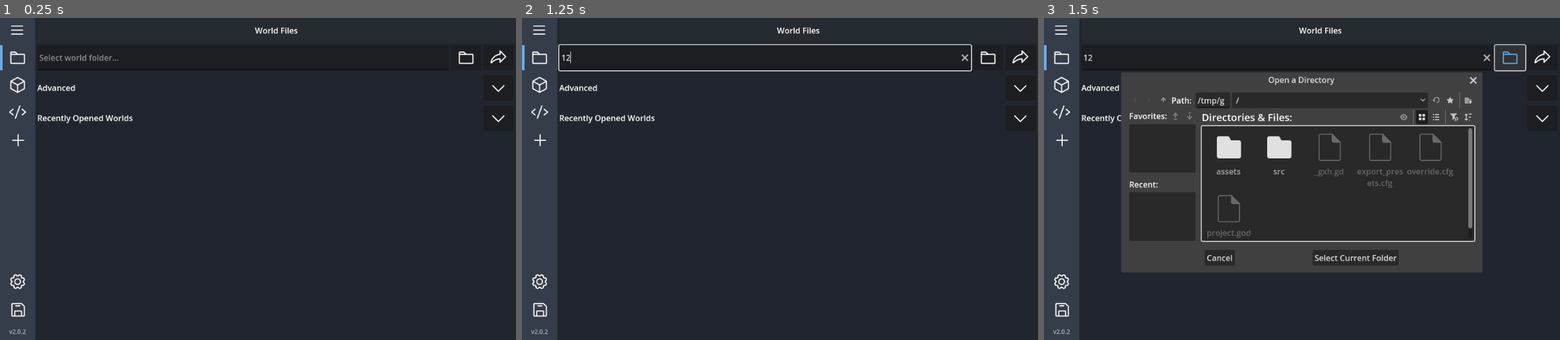
Above: before the commit, frames 1-3 (left to right).
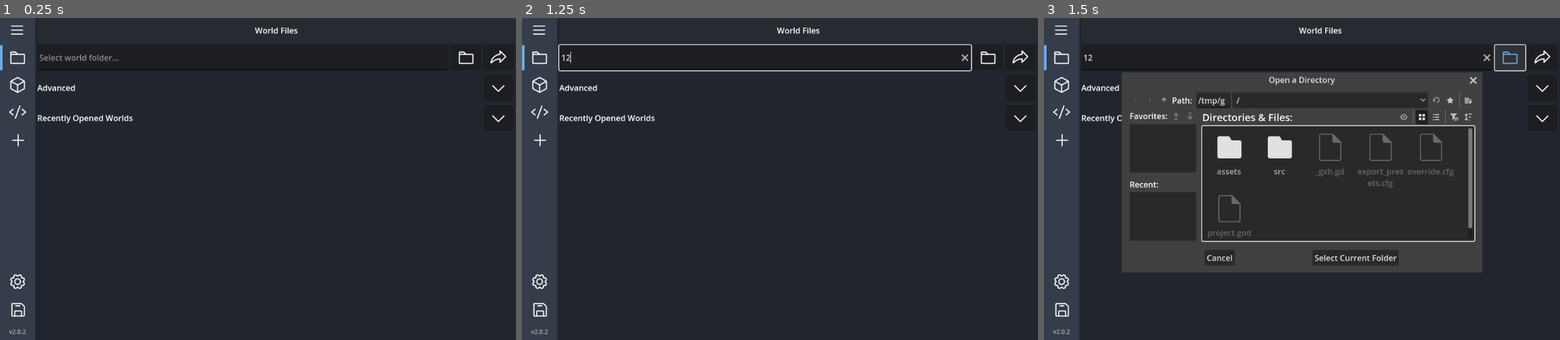
Above: after the commit, the same moments.

Repository: DragonTech26/BDSAddonManager
Game: Godot game, scene res://src/scenes/main.tscn
Two runs of this game, one before a commit and one after it. Both use one fixed random seed, a clock stepped at 60 frames per second and the inputs below.
Inputs (mouse positions are in pixels of both pictures, inside the frame that each line leads up to):
- Up to frame 1 (0.25 s): no input
- Up to frame 2 (1.25 s): click (764, 56) at 0.52 s; type "12" at 0.6 s
- Up to frame 3 (1.5 s): click (1508, 56) at 1.25 s

Frames 1-2 are identical in both runs. In frame 3, 1.1% of the frame differs, in the area x 14-80%, y 18-70%.

Commit message:
Fixed UI highlight

Diff:
--- a/src/scenes/recent_world_item.tscn
+++ b/src/scenes/recent_world_item.tscn
@@ -1,8 +1,42 @@
-[gd_scene load_steps=4 format=3 uid="uid://cknk70xro36qb"]
+[gd_scene load_steps=6 format=3 uid="uid://cknk70xro36qb"]
 
 [ext_resource type="Texture2D" uid="uid://crvwtgx6aaqua" path="res://assets/graphics/goto.svg" id="1_68lx3"]
 [ext_resource type="Script" uid="uid://csjjg7enc1whd" path="res://src/scripts/recent_world_item.gd" id="1_twmtp"]
 [ext_resource type="Texture2D" uid="uid://dfxt3sqwrp4p0" path="res://assets/graphics/x.svg" id="2_twmtp"]
+
+[sub_resource type="StyleBoxFlat" id="StyleBoxFlat_twmtp"]
+content_margin_left = 4.0
+content_margin_top = 4.0
+content_margin_right = 4.0
+content_margin_bottom = 4.0
+bg_color = Color(1, 1, 1, 0.75)
+draw_center = false
+border_width_left = 2
+border_width_top = 2
+border_width_right = 2
+border_width_bottom = 2
+corner_radius_top_left = 3
+corner_radius_top_right = 3
+corner_radius_bottom_right = 3
+corner_radius_bottom_left = 3
+corner_detail = 5
+
+[sub_resource type="StyleBoxFlat" id="StyleBoxFlat_j83xd"]
+content_margin_left = 4.0
+content_margin_top = 4.0
+content_margin_right = 4.0
+content_margin_bottom = 4.0
+bg_color = Color(1, 1, 1, 0.75)
+draw_center = false
+border_width_left = 2
+border_width_top = 2
+border_width_right = 2
+border_width_bottom = 2
+corner_radius_top_left = 3
+corner_radius_top_right = 3
+corner_radius_bottom_right = 3
+corner_radius_bottom_left = 3
+corner_detail = 5
 
 [node name="recent_world_item" type="HBoxContainer"]
 custom_minimum_size = Vector2(0, 75)
@@ -56,6 +90,7 @@
 tooltip_text = "Remove entry from list"
 mouse_default_cursor_shape = 2
 theme_override_colors/icon_hover_color = Color(0.7384635, 0.20232531, 0.3207173, 1)
+theme_override_styles/focus = SubResource("StyleBoxFlat_twmtp")
 icon = ExtResource("2_twmtp")
 icon_alignment = 1
 
@@ -65,6 +100,7 @@
 tooltip_text = "Edit world"
 mouse_default_cursor_shape = 2
 theme_override_colors/icon_hover_color = Color(0.41568628, 0.68235296, 0.91764706, 1)
+theme_override_styles/focus = SubResource("StyleBoxFlat_j83xd")
 icon = ExtResource("1_68lx3")
 icon_alignment = 1
 
